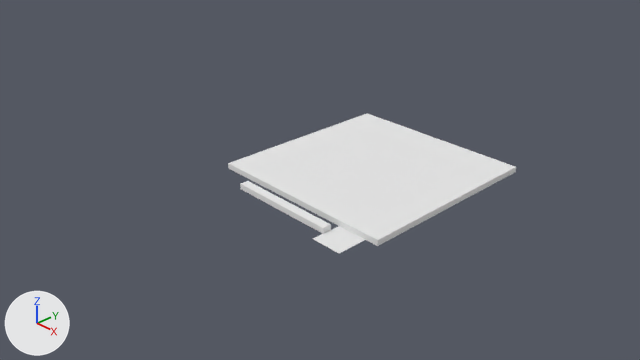
Renders of the Blender file flat-token/flat.blend from each side of a commit.
Rendered twice from the file's camera 'Camera'. Lighting does not change. The marker at lower left points along +X, +Y and +Z.

Before the edit, the objects in view are built like this:
```python
me_0base_icon_cylinder_000 = bpy.data.meshes.new('0BASE_ICON_Cylinder.000')
me_0base_icon_cylinder_000.from_pydata([(-0.502, 0.009, 0.311), (-0.502, 0.009, 1.314), (0.502, 0.009, 1.314), (0.502, 0.009, 0.311)], [], [(0, 1, 2, 3)])
me_0base_icon_cylinder_000.materials.append(mat_material_001)  # its picture is missing
me_0front_plane_002 = bpy.data.meshes.new('0FRONT_Plane.002')
me_0front_plane_002.from_pydata(...)  # a box spanning x -1.79..1.79, y 0.0..3.58, z 0.0..0.1
me_0front_plane_002.materials.append(mat_material_001)  # its picture is missing
# before: 0 (-1.79, 0.0, 0.0) at pixel (228, 168), 1 (1.79, 0.0, 0.0) at pixel (377, 246), 2 (1.79, 3.58, 0.0) at pixel (515, 172), 3 (-1.79, 3.58, 0.0), 4 (-1.79, 0.0, 0.1) at pixel (228, 163)
# before: 5 (-1.79, 3.58, 0.1) at pixel (367, 113), 6 (1.79, 0.0, 0.1) at pixel (377, 240), 7 (1.79, 3.58, 0.1) at pixel (516, 166)
me_cube_001 = bpy.data.meshes.new('Cube.001')
me_cube_001.from_pydata(...)  # 40 vertices, 38 faces; spans x -0.84..0.84, y -1.0..1.0, z 0.0..0.1
me_cube_001.materials.append(mat_material_001)  # its picture is missing
ob_0base_icon_cylinder_000 = bpy.data.objects.new('0BASE_ICON_Cylinder.000', me_0base_icon_cylinder_000)
ob_0base_icon_cylinder_000.location = (1.28, 0.17, 0.0)
ob_0base_icon_cylinder_000.rotation_euler = (1.571, 0.0, 0.0)  # degrees (90, 0, 0)
ob_0base_icon_cylinder_000.scale = (0.551, 0.551, 0.551)
ob_0front_plane_002 = bpy.data.objects.new('0FRONT_Plane.002', me_0front_plane_002)
ob_0front_plane_002.location = (0.0, 0.0, 0.0)
ob_cube = bpy.data.objects.new('Cube', me_cube_001)
ob_cube.location = (0.0, -0.26, 0.0)
ob_cube.scale = (1.19, 0.08, 1.0)
_m = ob_cube.modifiers.new('Boolean', 'BOOLEAN')
_m.solver = 'FLOAT'
```
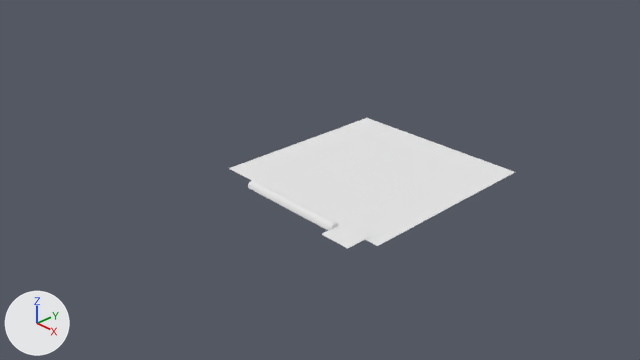
The newer file is also turned or shifted as a whole; pictures and numbers use the older file's frame.

What differs and where, as boxes (x1, y1, x2, y2) in the pictures (640 x 360 px):
'0FRONT_Plane.002', reshaped: before (228, 113, 516, 246); after (229, 118, 515, 246)
'Cube', deleted: before (240, 181, 331, 234)
'Cylinder', added: after (248, 180, 338, 230)
'0BASE_ICON_Cylinder.000', moved: before (313, 226, 366, 253); after (322, 221, 373, 248)

The edits, one by one:
me_0front_plane_002 has 8 vertices, 6 faces and spans x -1.79..1.79, y 0.0..3.58, z 0.0..0.1.
me_0front_plane_002 is used by ob_0front_plane_002; location (0.0, 0.0, 0.0).
Verts and faces of me_0front_plane_002; kept vertices keep their numbers, new ones are numbered from 8.
Part 1, on me_0front_plane_002:
Vertices deleted: 4 to 7 (with the faces that use them).
Faces deleted: (0, 3, 2, 1).
New faces: (0, 1, 2, 3).
Mesh me_cylinder is new.
It has 120 vertices, 116 faces and spans x -0.3..0.0, y -0.37..0.24, z -1.0..1.0.
It uses material mat_material_001 (its picture is missing).
Object '0BASE_ICON_Cylinder.000' (ob_0base_icon_cylinder_000) moves from (1.28, 0.17, 0.0) to (1.28, 0.35, 0.01).
Object 'Cube' (ob_cube) is deleted.
Object 'Cylinder' (ob_cylinder) is new; it shows me_cylinder.
Its location is (0.0, -0.08, -0.01).
Its rotation in degrees is (0, 90, 0).
Its scale is (0.334, 0.334, 1.0).
